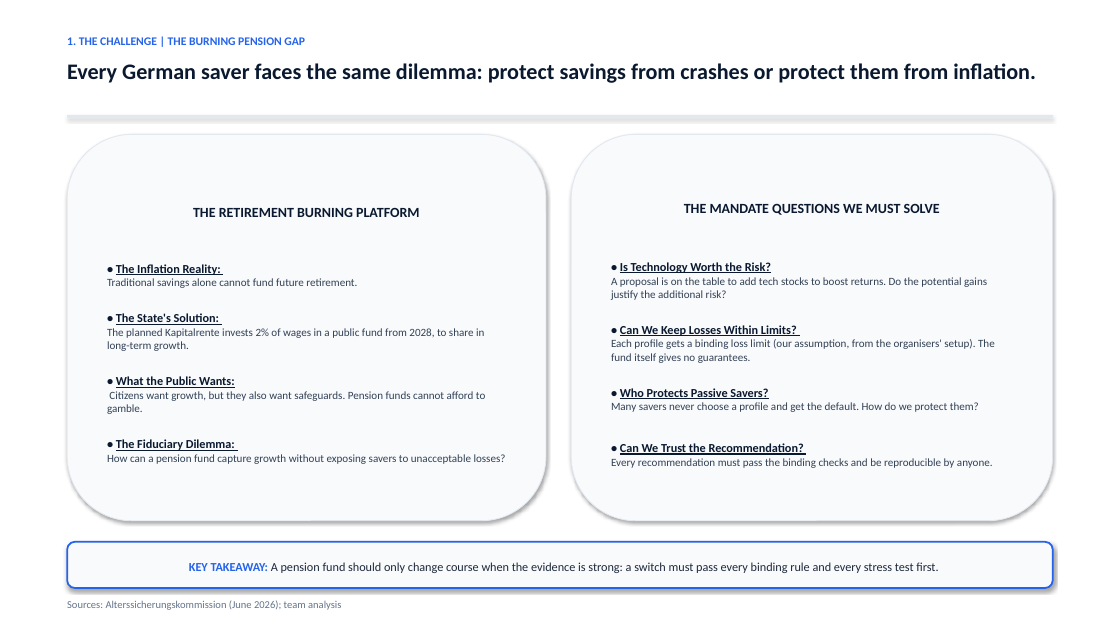
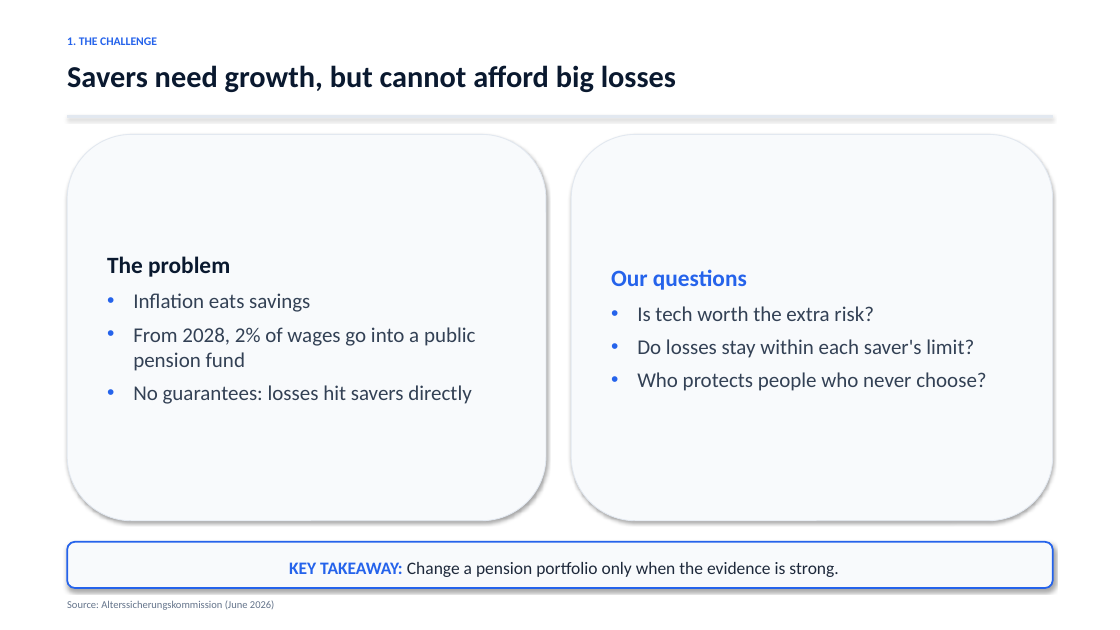
Before and after one commit to jonas221101/quantum-hackathon-finance, a slide deck: slide 11 of docs/deck/MBB_Pitch_Presentation_reviewed.pptx. Drawn at 1120x630 pixels with LibreOffice and Linux fonts; fonts in the diff are those of the drawing. Boxes give left, top, right and bottom in pixels: in the first picture for what was removed or moved away, otherwise in the second. Text is boxed around its words. In the diff, an @@ line names an element or a change of style, - is before the commit and + after.

```diff
--- a/docs/deck/MBB_Pitch_Presentation_reviewed.pptx
+++ b/docs/deck/MBB_Pitch_Presentation_reviewed.pptx
@@ text at [67,37,157,45]: text changed @@
-1. THE CHALLENGE | THE BURNING PENSION GAP
+1. THE CHALLENGE
@@ text at [67,65,676,92]: text changed; size 19 to 26 pt @@
-Every German saver faces the same dilemma: protect savings from crashes or protect them from inflation.
+Savers need growth, but cannot afford big losses
@@ text in rounded rectangle at [107,256,476,404]: text changed; size 9.5 to 18 pt @@
-THE RETIREMENT BURNING PLATFORM
-• The Inflation Reality:
-Traditional savings alone cannot fund future retirement.
-• The State's Solution:
-The planned Kapitalrente invests 2% of wages in a public fund from 2028, to share in long-term growth.
-• What the Public Wants:
-Citizens want growth, but they also want safeguards. Pension funds cannot afford to gamble.
-• The Fiduciary Dilemma:
-How can a pension fund capture growth without exposing savers to unacceptable losses?
+The problem
+• Inflation eats savings
+• From 2028, 2% of wages go into a public pension fund
+• No guarantees: losses hit savers directly
@@ text in rounded rectangle at [611,269,986,391]: text changed; size 9.5 to 18 pt @@
-THE MANDATE QUESTIONS WE MUST SOLVE
-• Is Technology Worth the Risk?
-A proposal is on the table to add tech stocks to boost returns. Do the potential gains justify the additional risk?
-• Can We Keep Losses Within Limits?
-Each profile gets a binding loss limit (our assumption, from the organisers' setup). The fund itself gives no guarantees.
-• Who Protects Passive Savers?
-Many savers never choose a profile and get the default. How do we protect them?
-• Can We Trust the Recommendation?
-Every recommendation must pass the binding checks and be reproducible by anyone.
+Our questions
+• Is tech worth the extra risk?
+• Do losses stay within each saver's limit?
+• Who protects people who never choose?
@@ text in rounded rectangle at [289,562,838,577]: text changed; size 10.5 to 15 pt @@
-KEY TAKEAWAY: A pension fund should only change course when the evidence is strong: a switch must pass every binding rule and every stress test first.
+KEY TAKEAWAY: Change a pension portfolio only when the evidence is strong.
@@ text at [67,600,274,610]: text changed @@
-Sources: Alterssicherungskommission (June 2026); team analysis
+Source: Alterssicherungskommission (June 2026)
```
Also in this commit, not shown: 13 other slides changed, 1 other file.
